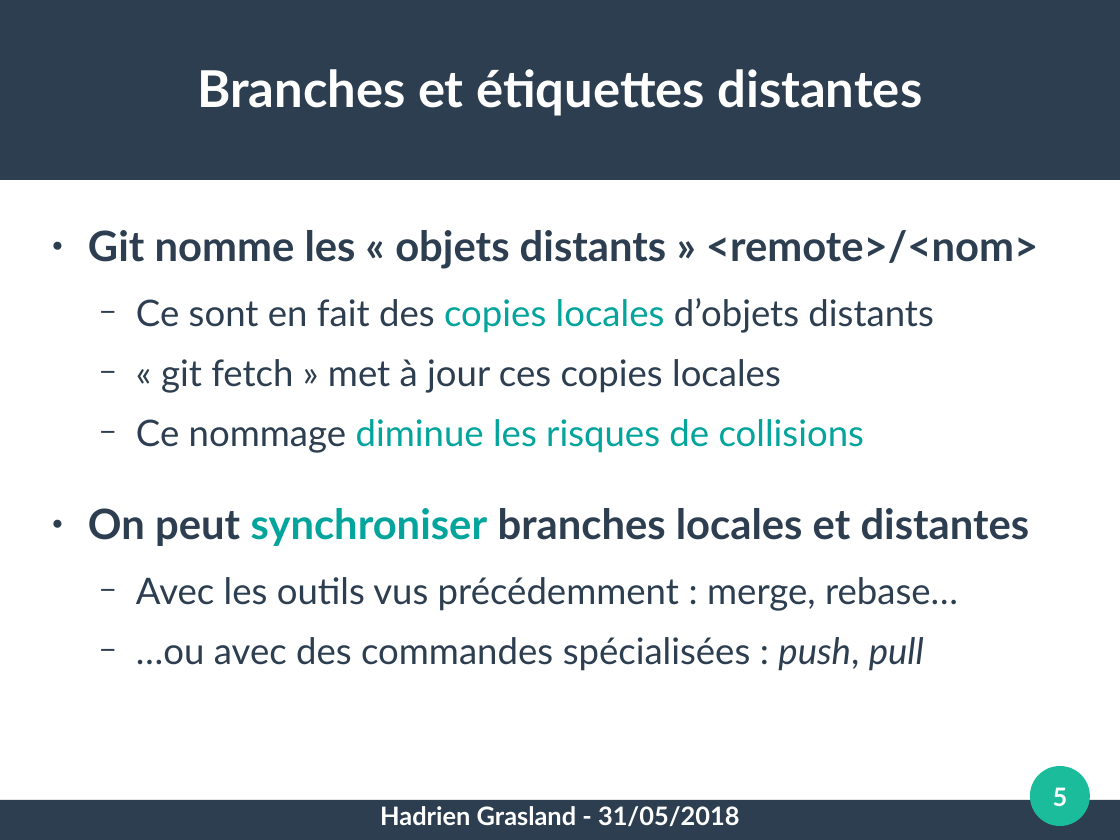
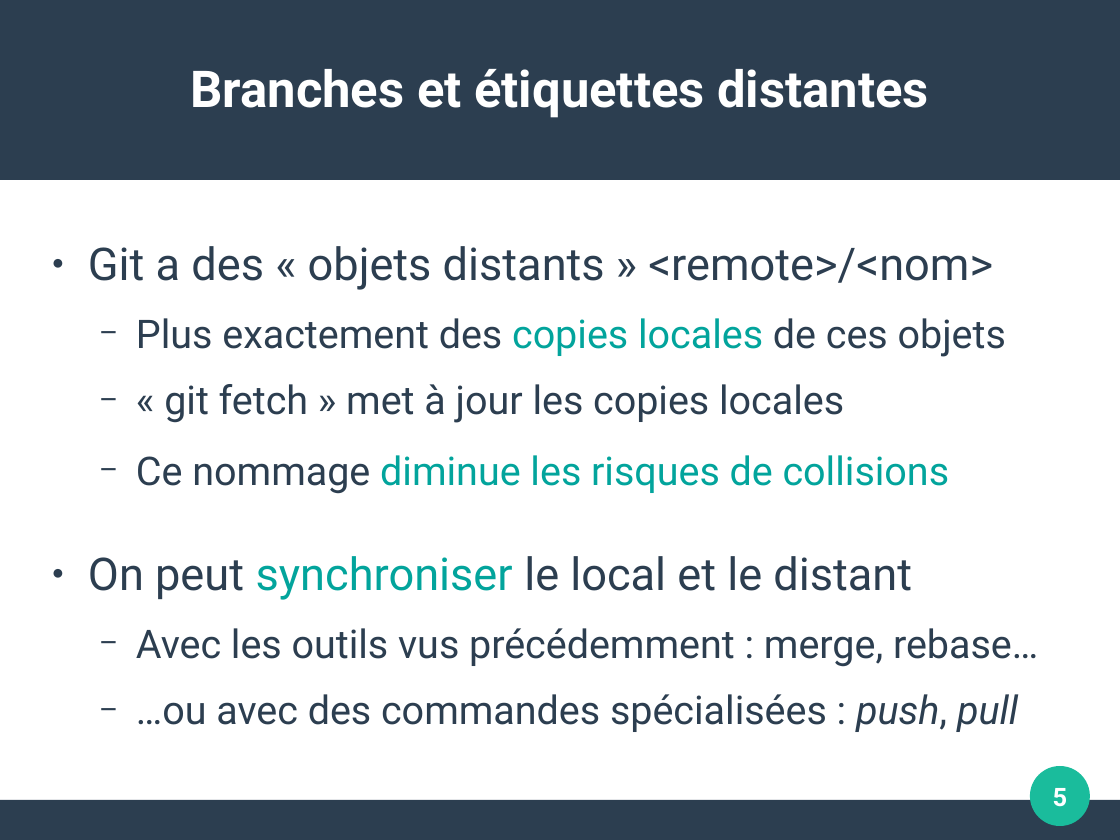
Before and after one commit to pushou/formation-git, a slide deck: slide 5 of Pres4-Distribution.odp. Drawn at 1120x840 pixels with LibreOffice and Linux fonts; fonts in the diff are those of the drawing. Boxes give left, top, right and bottom in pixels: in the first picture for what was removed or moved away, otherwise in the second. Text is boxed around its words. In the diff, an @@ line names an element or a change of style, - is before the commit and + after.

```diff
--- a/Pres4-Distribution.odp
+++ b/Pres4-Distribution.odp
@@ title "Branches et étiquettes distantes" at box(190, 69, 929, 118): font Lato to Roboto @@
@@ text "Git a des « objets ...": place and size @@
-text "Git a des « objets ..." at box(88, 230, 1038, 671)
+text "Git a des « objets ..." at box(88, 246, 1038, 732)
@@ text "Git a des « objets ..." at box(88, 246, 1038, 732): vertical alignment top to middle @@
@@ text at box(88, 246, 1006, 423): text changed; size 25.9 to 28 pt; font Lato to Roboto @@
-● Git nomme les « objets distants » <remote>/<nom>
-  − Ce sont en fait des copies locales d’objets distants
-  − « git fetch » met à jour ces copies locales
+● Git a des « objets distants » <remote>/<nom>
+  − Plus exactement des copies locales de ces objets
+  − « git fetch » met à jour les copies locales
@@ text at box(136, 455, 1038, 732): size 25.9 to 28 pt, font Lato to Roboto in "Ce nommage diminue les risques de collisions", "Avec les outils vus précédemment : merge, ...", "…ou avec des commandes spécialisées : push, ..."; line spacing 1 to 1.15; less space between paragraphs @@
@@ text at box(88, 556, 912, 600): text changed; size 29.6 to 32 pt; font Lato to Roboto; bold off @@
-● On peut synchroniser branches locales et distantes
+● On peut synchroniser le local et le distant
@@ page number at box(1053, 788, 1068, 807): font Lato to Roboto @@
@@ text removed at box(380, 806, 740, 827) @@
-Hadrien Grasland - 31/05/2018
```
Also in this commit, not shown: 9 other slides changed, 16 other files.
